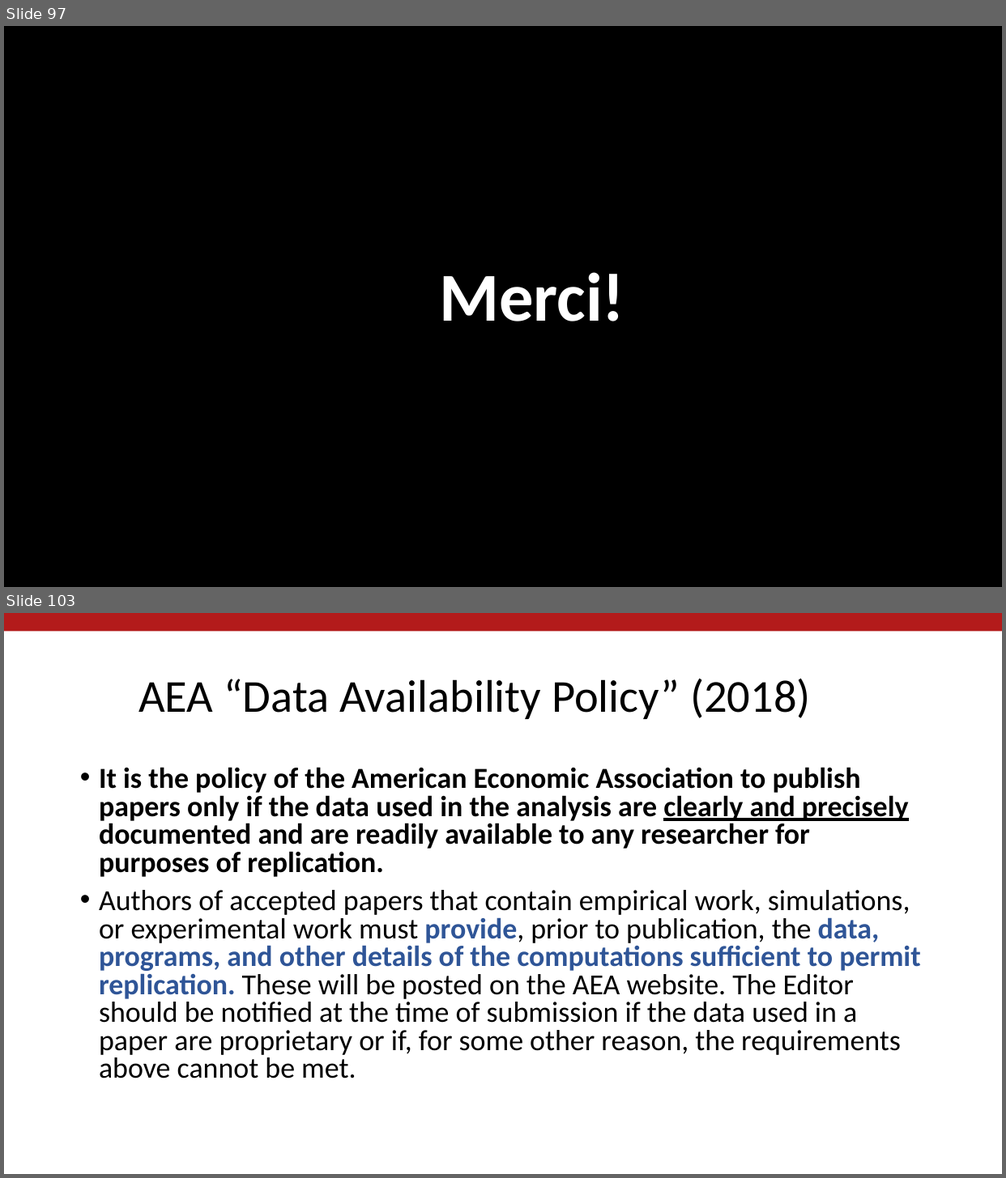
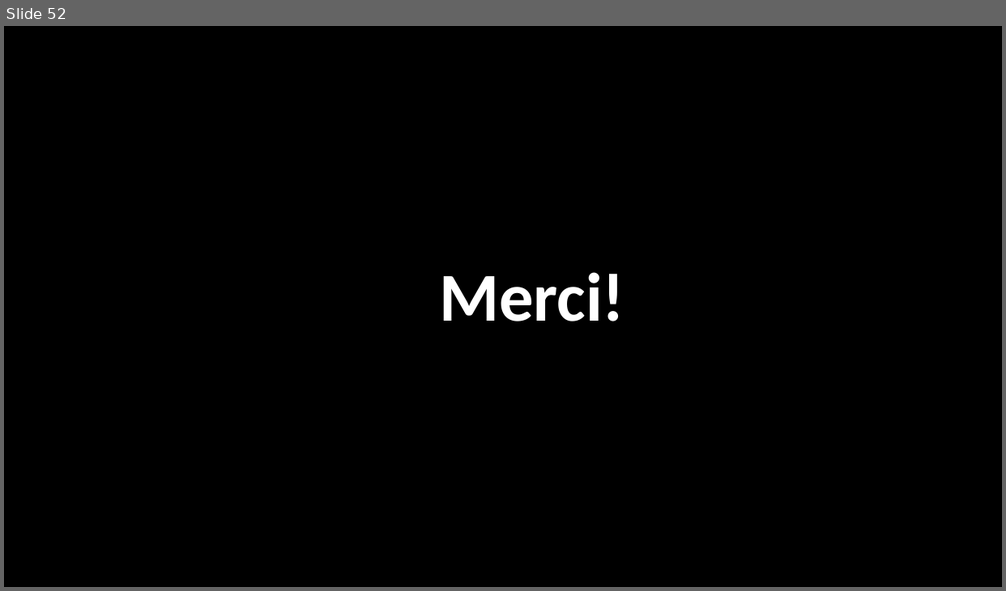
Before and after one commit to labordynamicsinstitute/replicability-presentation2019, a slide deck: Vilhuber-Presentation2019-Paris-2019-03-28.pptx. Shown one above the other, each under a label of ours: slides 97 and 103 before the commit, slide 52 after it; the slides between them are not shown. The pictures are 1006x1178 and 1006x591 pixels, drawn with LibreOffice and Linux fonts; fonts in the diff are those of the drawing; background and template pictures are left out. Boxes give left, top, right and bottom in pixels: in the first picture for what was removed or moved away, otherwise in the second. Text is boxed around its words. In the diff, an @@ line names an element or a change of style, - is before the commit and + after.

```diff
--- a/Vilhuber-Presentation2019-Paris-2019-03-28.pptx
+++ b/Vilhuber-Presentation2019-Paris-2019-03-28.pptx
@@ slide 103 removed at bbox=[4, 613, 1002, 1174], background #FFFFFF @@
@@ rectangle removed at bbox=[4, 613, 1002, 631] @@
@@ title removed at bbox=[138, 679, 811, 719] @@
-AEA “Data Availability Policy” (2018)
@@ text removed at bbox=[99, 767, 920, 1079] @@
-• It is the policy of the American Economic Association to publish papers only if the data used in the analysis are clearly and precisely documented and are readily available to any researcher for purposes of replication.
-• Authors of accepted papers that contain empirical work, simulations, or experimental work must provide, prior to publication, the data, programs, and other details of the computations sufficient to permit replication. These will be posted on the AEA website. The Editor should be notified at the time of submission if the data used in a paper are proprietary or if, for some other reason, the requirements above cannot be met.
@@ what was slide 97 is now slide 52 @@
```
Also in this commit, not shown: 55 other slides removed, 1 other file.
